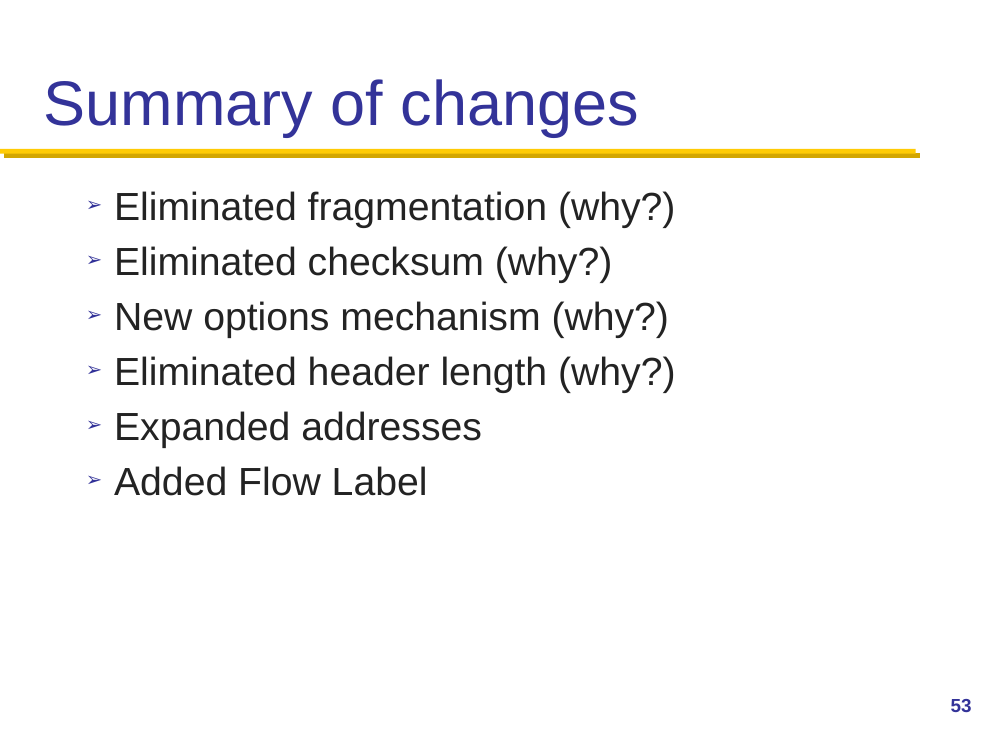
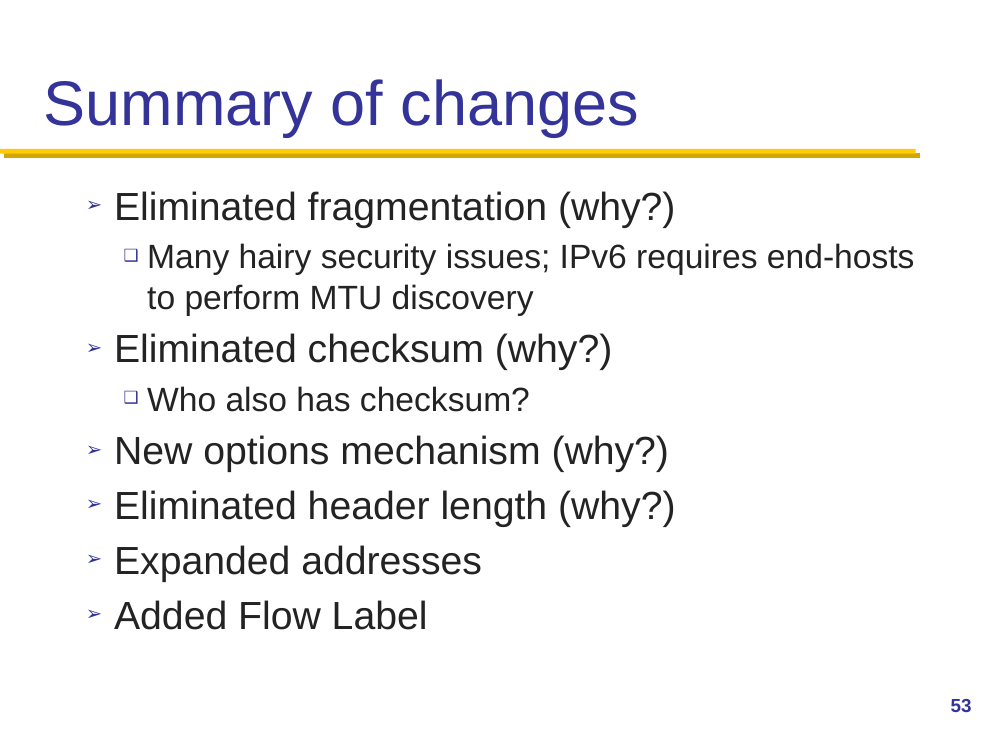
Before and after one commit to henryhxu/CSCI4430-ESTR4120, a slide deck: slide 53 of lecture/lec10.pptx. Drawn at 1008x756 pixels with LibreOffice and Linux fonts; fonts in the diff are those of the drawing. Boxes give left, top, right and bottom in pixels: in the first picture for what was removed or moved away, otherwise in the second. Text is boxed around its words. In the diff, an @@ line names an element or a change of style, - is before the commit and + after.

Commit message:
lec10

```diff
--- a/lecture/lec10.pptx
+++ b/lecture/lec10.pptx
@@ text at [147,243,915,316]: paragraph added @@
+  ❑ Many hairy security issues; IPv6 requires end-hosts to perform MTU discovery
@@ text at [147,386,530,412]: paragraph added @@
+  ❑ Who also has checksum?
```
Also in this commit, not shown: 20 other slides changed.
